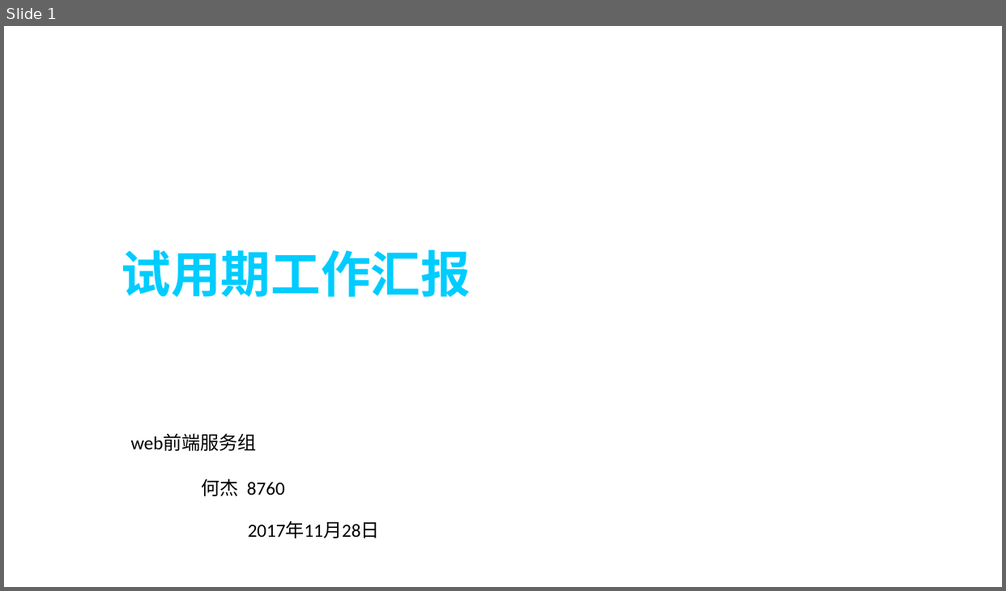
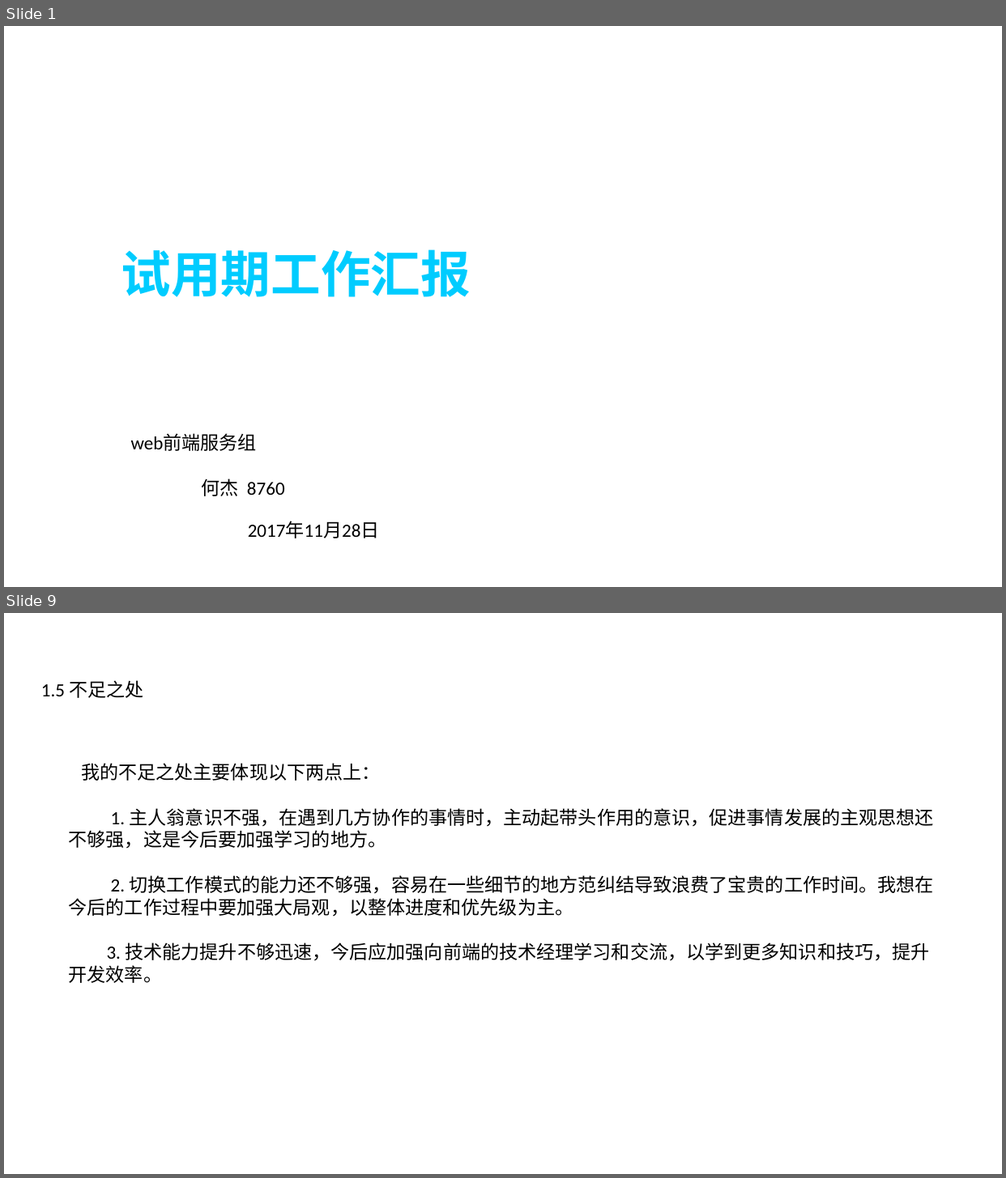
Before and after one commit to hiliny/lessonProject, a slide deck: documents/工作汇报.pptx. Shown one above the other, each under a label of ours: slide 1 before the commit, slides 1 and 9 after it; the slides between them are not shown. The pictures are 1006x591 and 1006x1178 pixels, drawn with LibreOffice and Linux fonts; fonts in the diff are those of the drawing; background and template pictures are left out. Boxes give left, top, right and bottom in pixels: in the first picture for what was removed or moved away, otherwise in the second. Text is boxed around its words. In the diff, an @@ line names an element or a change of style, - is before the commit and + after.

```diff
--- a/documents/工作汇报.pptx
+++ b/documents/工作汇报.pptx
@@ slide 9 added at <box>4,613,1002,1174</box>, background picture (left out) @@
@@ text added at <box>41,680,143,698</box>, 18 pt, text #000000 @@
+1.5 不足之处
@@ text added at <box>69,763,934,983</box>, 18 pt, text #000000 @@
+我的不足之处主要体现以下两点上：
+1. 主人翁意识不强，在遇到几方协作的事情时，主动起带头作用的意识，促进事情发展的主观思想还不够强，这是今后要加强学习的地方。
+2. 切换工作模式的能力还不够强，容易在一些细节的地方范纠结导致浪费了宝贵的工作时间。我想在今后的工作过程中要加强大局观，以整体进度和优先级为主。
+3. 技术能力提升不够迅速，今后应加强向前端的技术经理学习和交流，以学到更多知识和技巧，提升开发效率。
```
Also in this commit, not shown: 9 other slides added, 6 slides removed.
